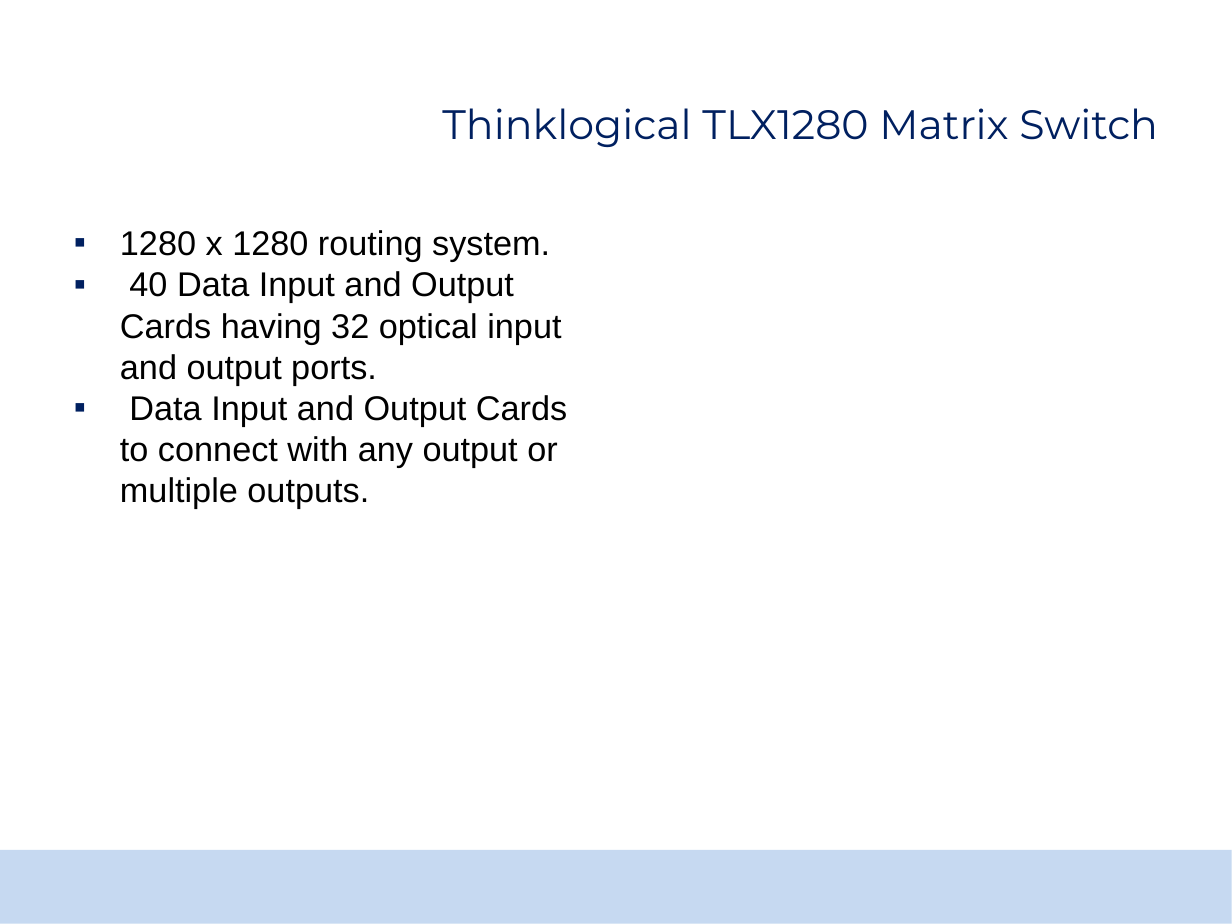
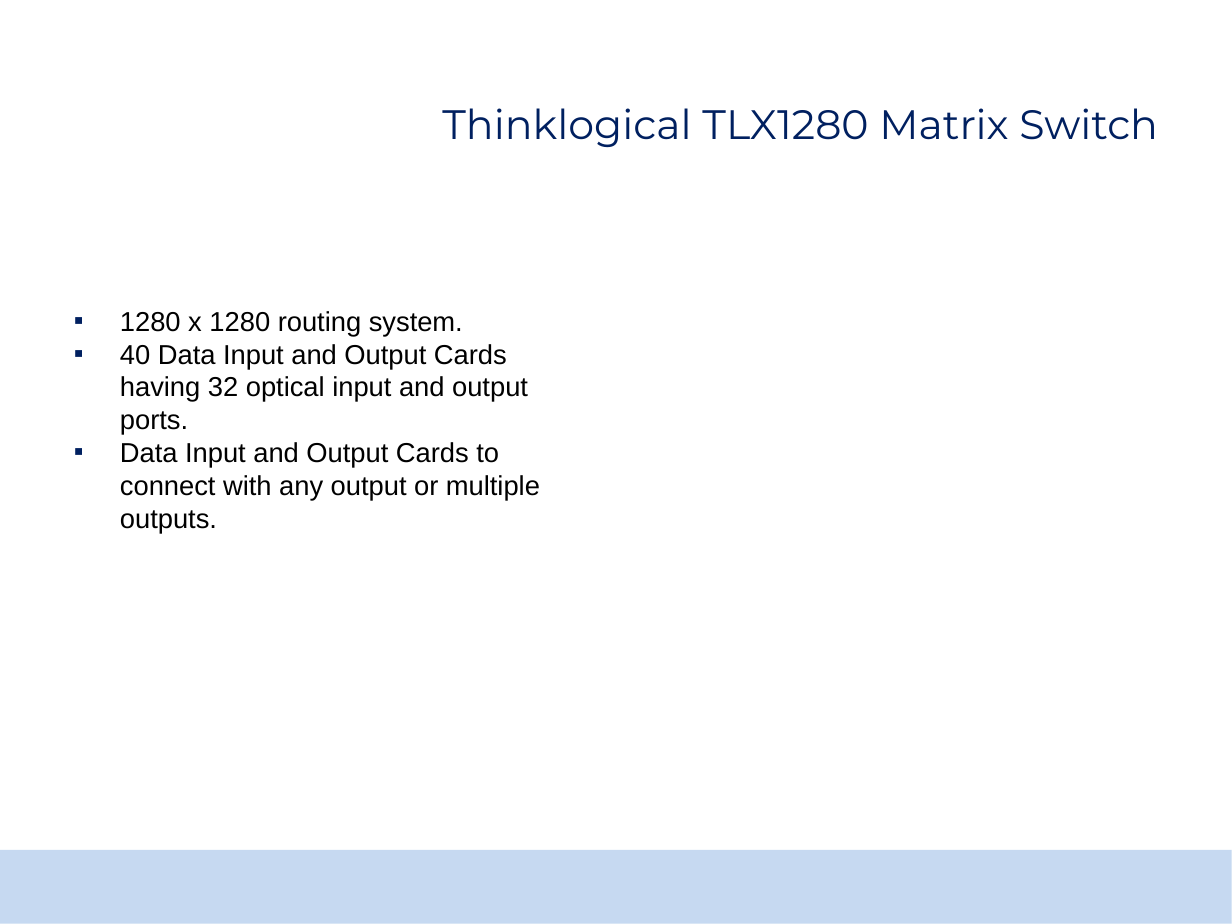
Before and after one commit to TomasMadeja/pv204_Team_Project_Supercalifragilisticexpialidocious, a slide deck: slide 3 of certificate_analysis/pv204_project_report.pptx. Drawn at 1232x924 pixels with LibreOffice and Linux fonts; fonts in the diff are those of the drawing; background and template pictures are left out. Boxes give left, top, right and bottom in pixels: in the first picture for what was removed or moved away, otherwise in the second. Text is boxed around its words. In the diff, an @@ line names an element or a change of style, - is before the commit and + after.

```diff
--- a/certificate_analysis/pv204_project_report.pptx
+++ b/certificate_analysis/pv204_project_report.pptx
@@ text "1280 x 1280 routing system.": place and size @@
-text "1280 x 1280 routing system." at [120, 230, 567, 508]
+text "1280 x 1280 routing system." at [120, 311, 540, 533]
@@ text "1280 x 1280 routing system." at [120, 311, 540, 533]: size 20 to 16 pt @@
```
Also in this commit, not shown: 12 other slides changed, 2 other files.
